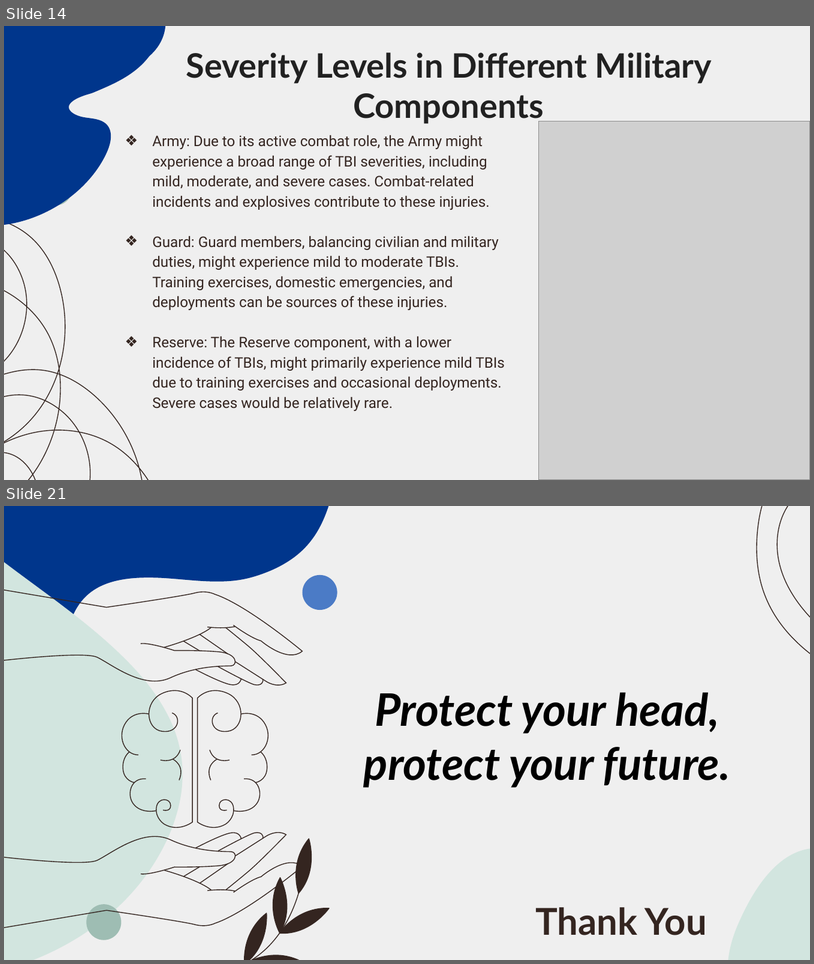
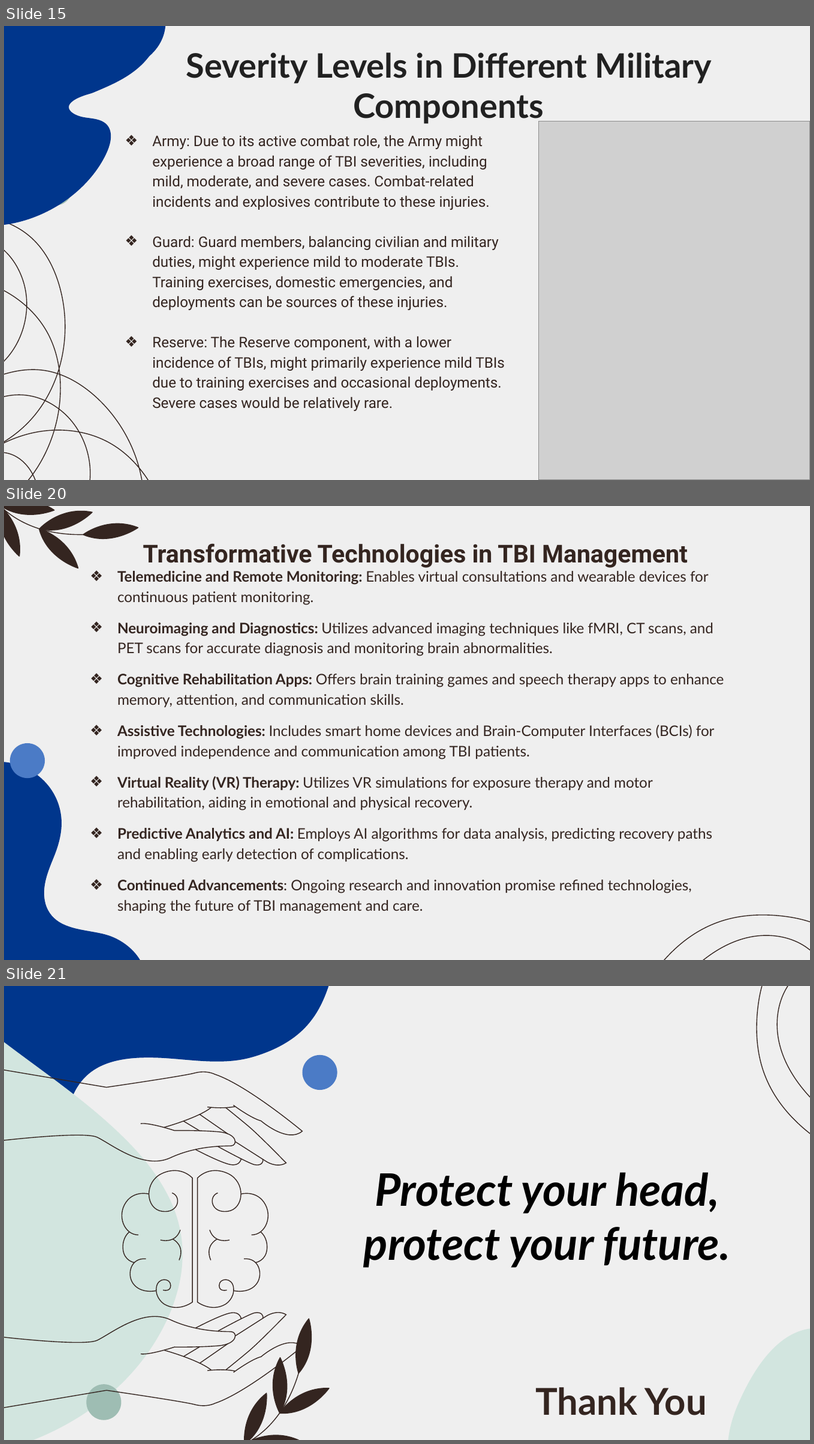
Before and after one commit to Chebet-Mercy/TBI-Traumatic-Brain-Injury, a slide deck: Traumatic Brain Injury.pptx. Shown one above the other, each under a label of ours: slides 14 and 21 before the commit, slides 15, 20 and 21 after it; the slides between them are not shown. The pictures are 814x964 and 814x1444 pixels, drawn with LibreOffice and Linux fonts; fonts in the diff are those of the drawing; grey boxes stand for pictures. Boxes give left, top, right and bottom in pixels: in the first picture for what was removed or moved away, otherwise in the second. Text is boxed around its words. In the diff, an @@ line names an element or a change of style, - is before the commit and + after.

```diff
--- a/Traumatic Brain Injury.pptx
+++ b/Traumatic Brain Injury.pptx
@@ slide 20 added at (4, 506, 810, 960), background #EFEFEF @@
@@ group added at (4, 506, 138, 579): 6 freeform shapes @@
@@ subtitle added at (143, 544, 688, 568), 22 pt, text #342520, bold @@
+Transformative Technologies in TBI Management
@@ title added at (117, 571, 724, 913), 13 pt, text #342520 @@
+❖ Telemedicine and Remote Monitoring: Enables virtual consultations and wearable devices for continuous patient monitoring.
+❖ Neuroimaging and Diagnostics: Utilizes advanced imaging techniques like fMRI, CT scans, and PET scans for accurate diagnosis and monitoring brain abnormalities.
+❖ Cognitive Rehabilitation Apps: Offers brain training games and speech therapy apps to enhance memory, attention, and communication skills.
+❖ Assistive Technologies: Includes smart home devices and Brain-Computer Interfaces (BCIs) for improved independence and communication among TBI patients.
+❖ Virtual Reality (VR) Therapy: Utilizes VR simulations for exposure therapy and motor rehabilitation, aiding in emotional and physical recovery.
+❖ Predictive Analytics and AI: Employs AI algorithms for data analysis, predicting recovery paths and enabling early detection of complications.
+❖ Continued Advancements: Ongoing research and innovation promise refined technologies, shaping the future of TBI management and care.
@@ ellipse added at (9, 743, 44, 778), fill #4B7BC6 @@
@@ freeform shape added at (4, 762, 140, 960), fill #00368C @@
@@ freeform shape added at (585, 913, 810, 960), outline #342520 0.75 pt @@
@@ what was slide 14 is now slide 15 @@
```
Also in this commit, not shown: 6 slides changed, 3 other slides added, 4 slides removed.
